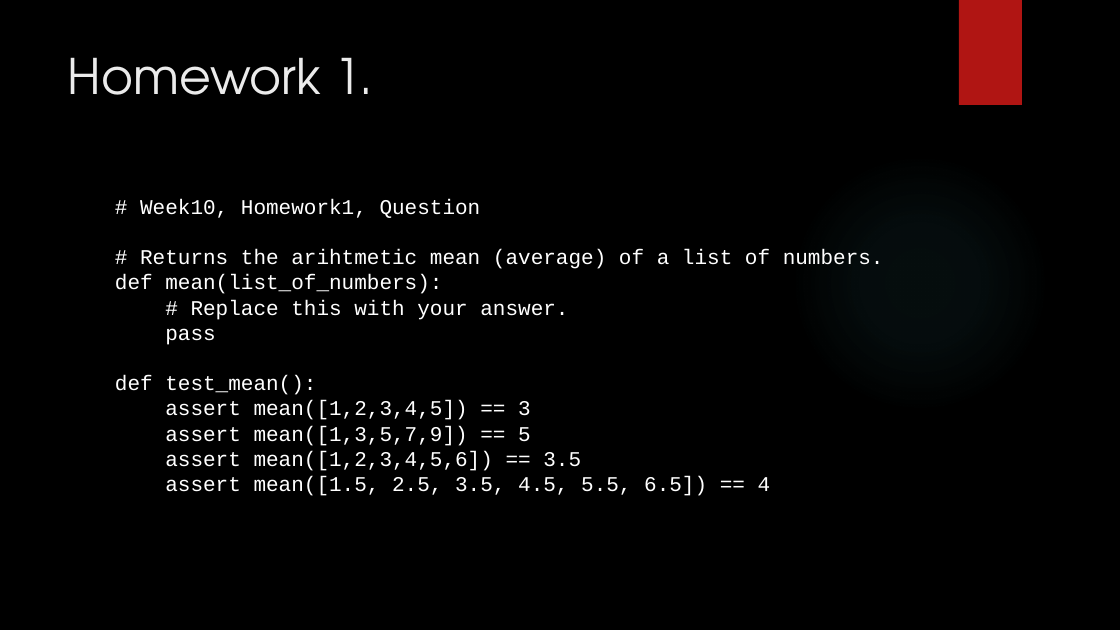
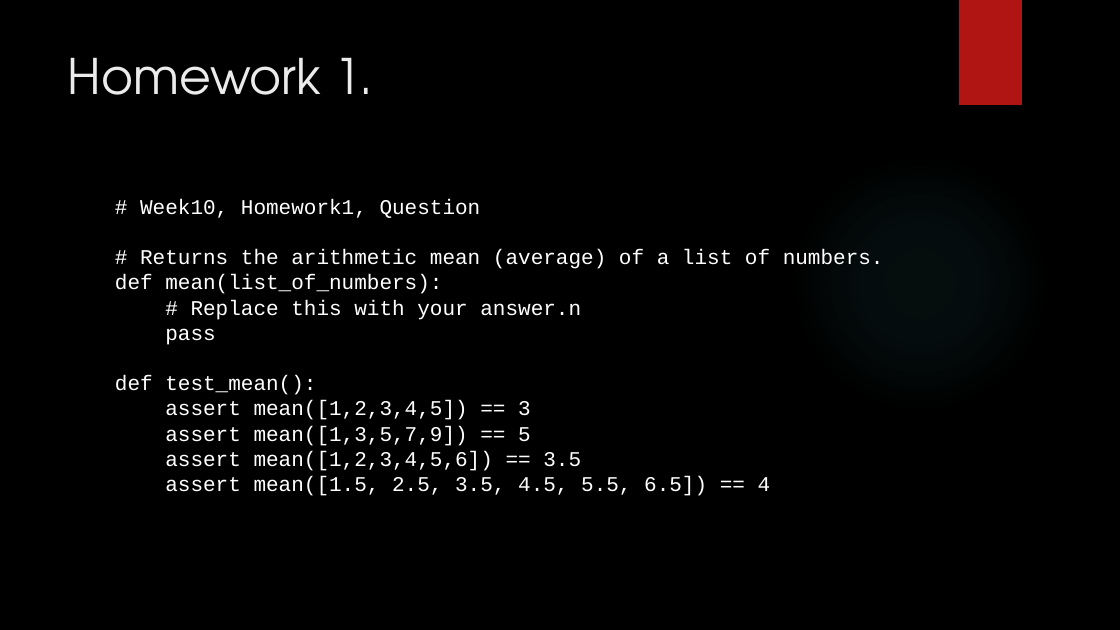
Before and after one commit to davidgroves/DGM_Tutorials, a slide deck: slide 27 of week10/week10.pptx. Drawn at 1120x630 pixels with LibreOffice and Linux fonts; fonts in the diff are those of the drawing; background and template pictures are left out. Boxes give left, top, right and bottom in pixels: in the first picture for what was removed or moved away, otherwise in the second. Text is boxed around its words. In the diff, an @@ line names an element or a change of style, - is before the commit and + after.

Commit message:
corrected typos

```diff
--- a/week10/week10.pptx
+++ b/week10/week10.pptx
@@ text at (140, 249, 884, 269): text changed @@
-# Returns the arihtmetic mean (average) of a list of numbers.
+# Returns the arithmetic mean (average) of a list of numbers.
@@ text at (191, 300, 581, 320): text changed @@
-# Replace this with your answer.
+# Replace this with your answer.n
```
Also in this commit, not shown: 1 other slide changed.
